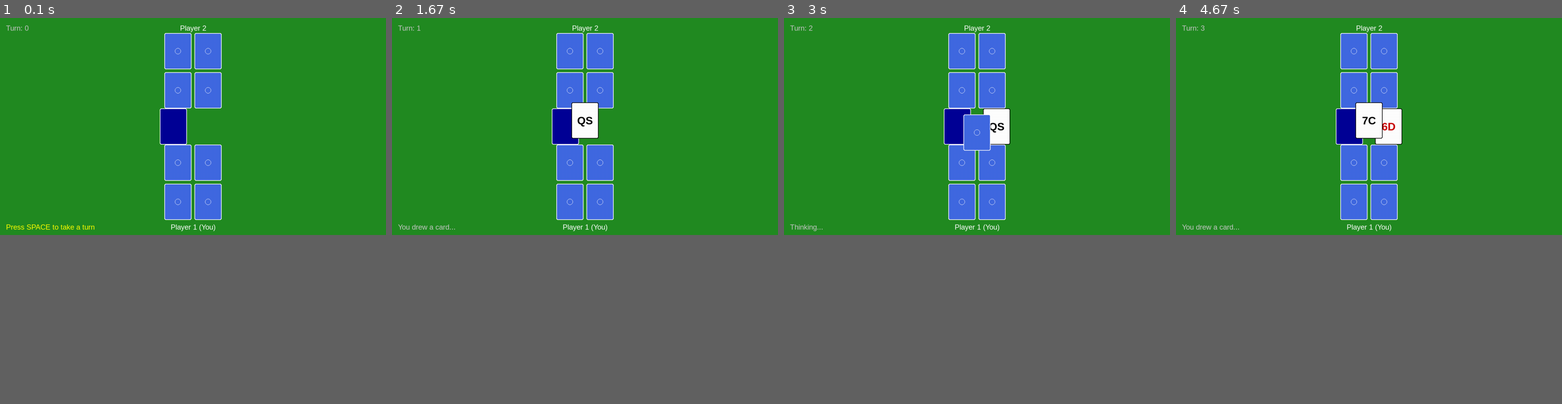
Above: before the commit, frames 1-4 (left to right).
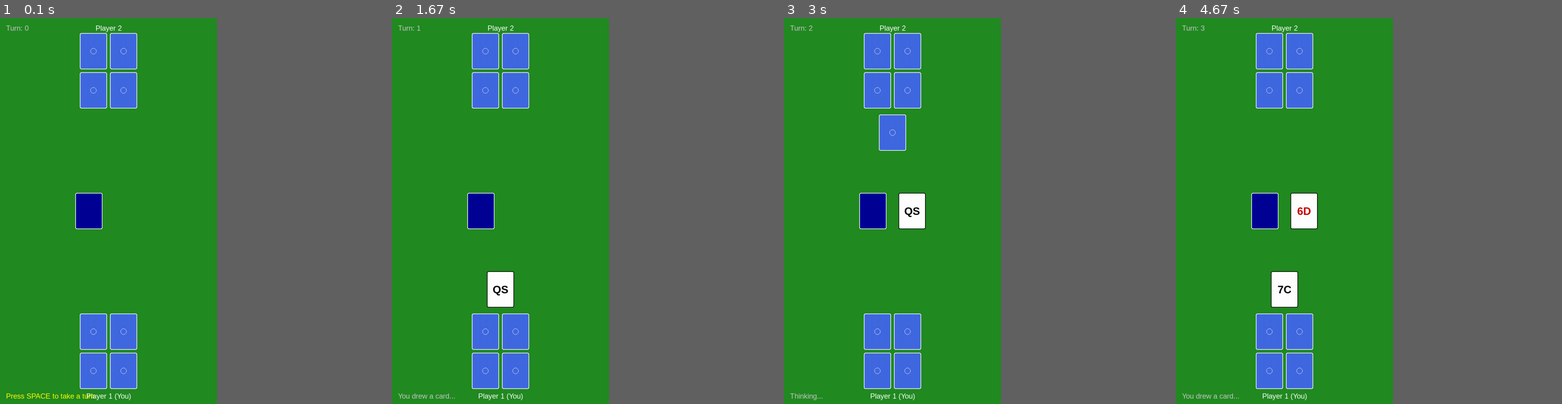
Above: after the commit, the same moments.

Repository: SamanAshoori/cambio
Game: pygame game, started from cambio_pygame.py
Same seed, same stepped clock (60 frames per second), same inputs: the game is played once before the commit and once after it.
Inputs:
- Up to frame 1 (0.1 s): no input
- Up to frame 2 (1.67 s): tap Space at 0.33 s
- Up to frame 3 (3 s): tap Space at 1.73, 2.03 s
- Up to frame 4 (4.67 s): tap Space at 4.63 s
In our replay, the window is 900x506 before the commit and 506x900 after it. These sizes can differ from the game's own. Grey fills any space a smaller window leaves; there, only what the larger window draws over its background counts as a difference.

The runs differ from the first frame. In frame 1, 13% of the frame differs, in the area x 1-58%, y 1-99%; in frame 2, 14%; in frame 3, 15%; in frame 4, 15%, in the area x 1-59%, y 1-99%.

Commit message:
fixed swap logic

Diff:
--- a/cambio_pygame.py
+++ b/cambio_pygame.py
@@ -3,7 +3,7 @@
 from cambio import Cambio
 
 # Constants
-WIDTH, HEIGHT = 1280, 720
+WIDTH, HEIGHT = 720, 1280
 CARD_WIDTH, CARD_HEIGHT = 90, 120
 SPACE = 10
 
--- a/player.py
+++ b/player.py
@@ -10,6 +10,7 @@
         self.player_name = name
         self.player_score = 0
         self.risk_tolerance = 6
+        self.count_of_known = sum(self.player_knowledge)
 
     def get_inventory(self):
         return self.player_inventory
@@ -57,17 +58,21 @@
 
     def decide_swap_index(self):
         #checks score of card in hand
+
+
+        #go through all unknown cards before checking known
         hand_score = self.get_card_score(self.player_in_hand)
-        #for loop
+        if self.count_of_known < 4:
+            for i, card in enumerate(self.player_inventory):
+                if not self.player_knowledge[i]:
+                    if hand_score < self.risk_tolerance:
+                        return i
+
+        #for loop for when we know all cards
         for i, card in enumerate(self.player_inventory):
             if self.player_knowledge[i]:
                 # If we know the card, compare actual scores
                 #if the card is more than the hand_card swap it at the current index[i]
                 if self.get_card_score(card) > hand_score:
                     return i
-            else:
-                # If we don't know the card, use risk tolerance
-                #so if its less than 6 swap and use the risk_toleracne
-                if hand_score < self.risk_tolerance:
-                    return i
         return -1
